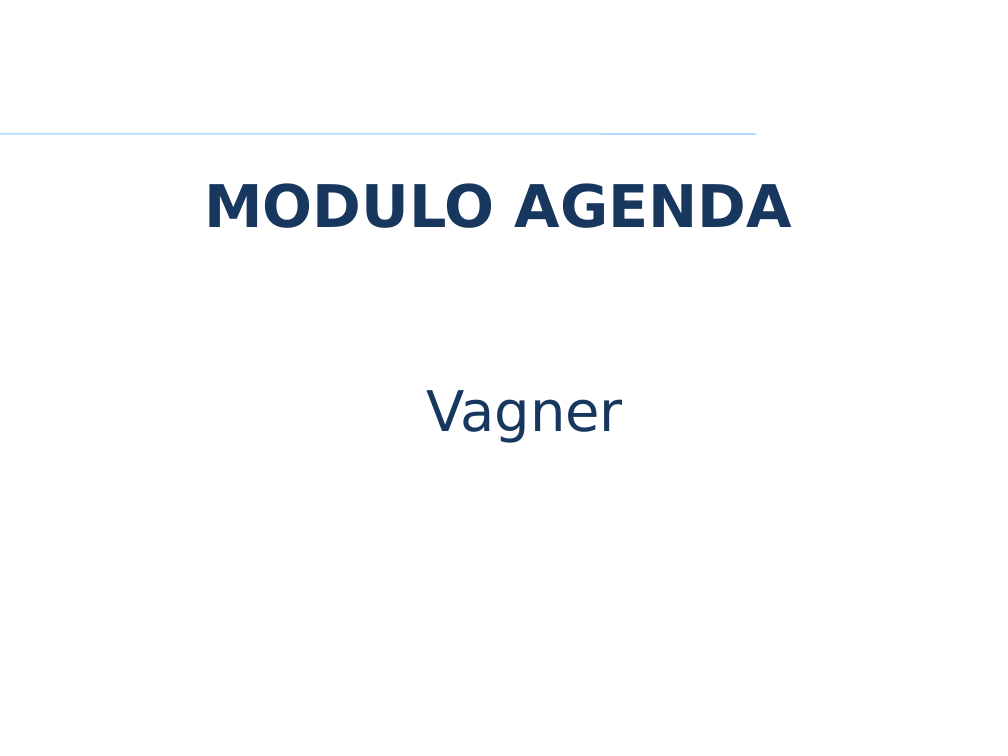
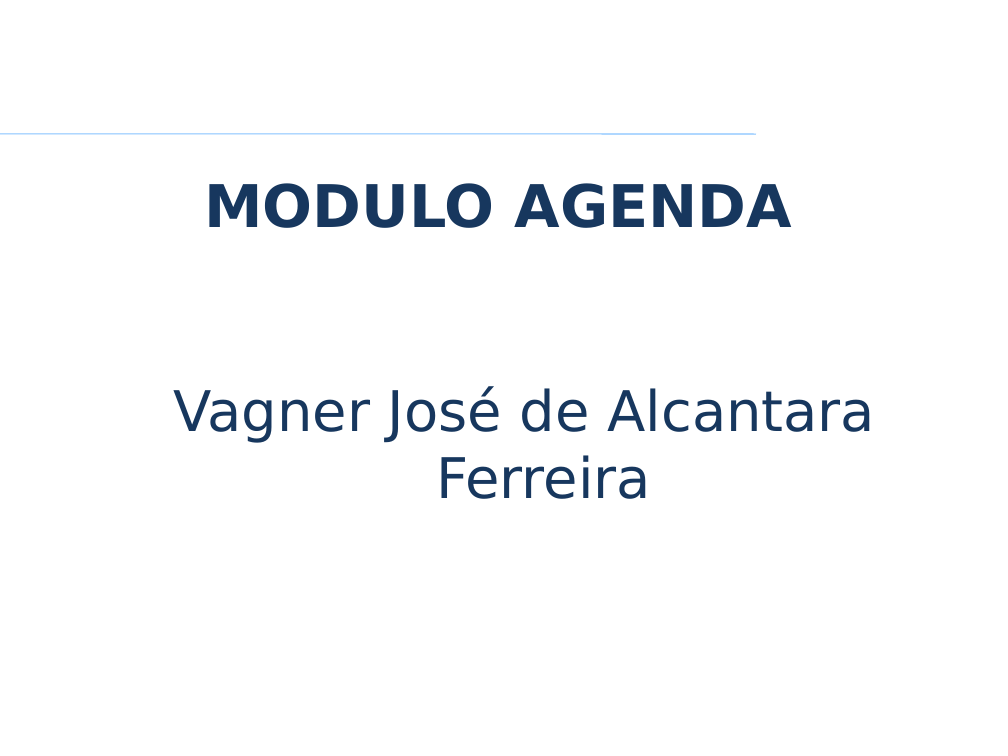
Before and after one commit to VagnerAlcantara/TCC, a slide deck: slide 6 of TCC/4º Encontro/2017-Apresentacao Psystem.pptx. Drawn at 1008x756 pixels with LibreOffice and Linux fonts; fonts in the diff are those of the drawing; background and template pictures are left out. Boxes give left, top, right and bottom in pixels: in the first picture for what was removed or moved away, otherwise in the second. Text is boxed around its words. In the diff, an @@ line names an element or a change of style, - is before the commit and + after.

Commit message:
UC Agenda - atualização 4º encontro (parcial)
UC Agenda - atualização 4º encontro (parcial)

```diff
--- a/TCC/4º Encontro/2017-Apresentacao Psystem.pptx
+++ b/TCC/4º Encontro/2017-Apresentacao Psystem.pptx
@@ text at [174, 386, 876, 499]: text changed @@
-Vagner
+Vagner José de Alcantara Ferreira
```
Also in this commit, not shown: 2 other slides changed, 3 other files.
